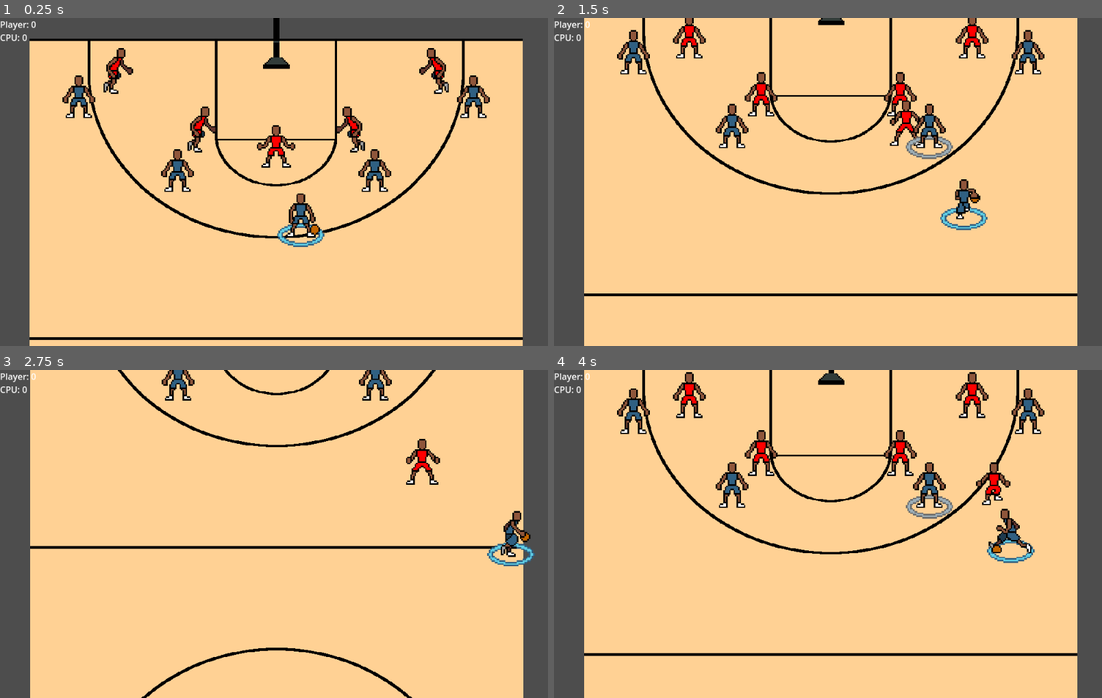
Above: before the commit, frames 1-4 (two rows, left to right).
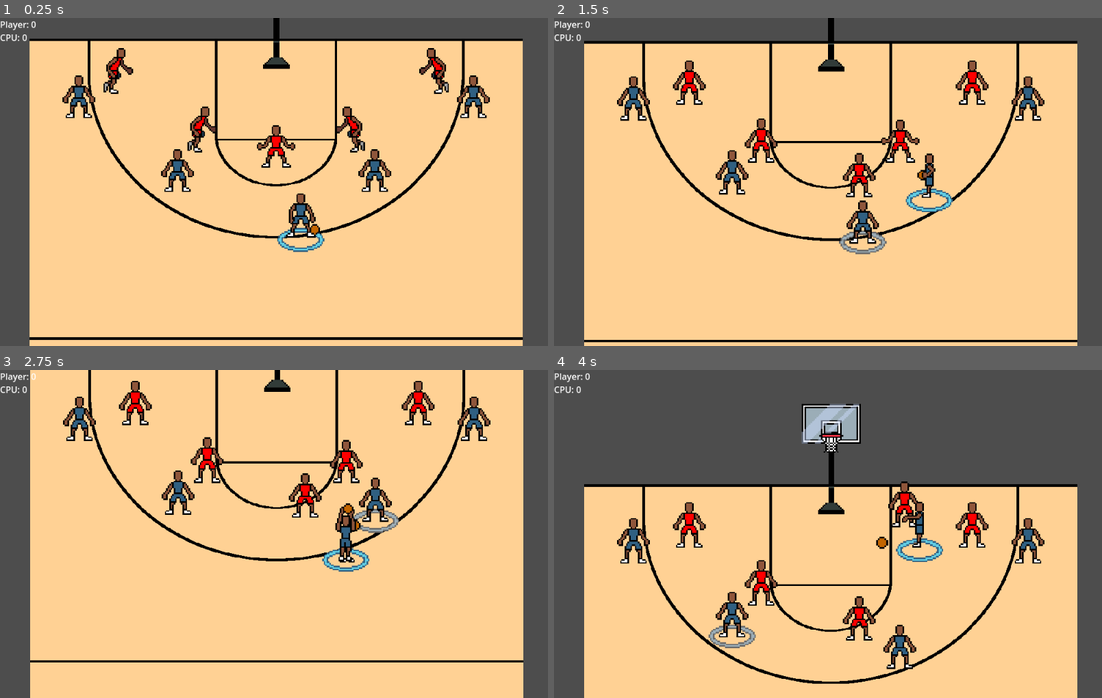
Above: after the commit, the same moments.

Repository: david8zhang/baller-quest-godot
Game: Godot game, scene res://scenes/Main.tscn
Same seed, same stepped clock (60 frames per second), same inputs: the game is played once before the commit and once after it.
Inputs:
- Up to frame 1 (0.25 s): no input
- Up to frame 2 (1.5 s): hold Right (move_right) 0.53-1.28 s; tap Space (pass) at 0.6, 1.35 s; hold Down (move_down) from 1.28 s (still down)
- Up to frame 3 (2.75 s): release Down (move_down) at 2.03 s; hold Right (move_right) from 2.03 s (still down); hold F (shoot_ball) from 2.03 s (still down); tap Space (pass) at 2.3 s
- Up to frame 4 (4 s): release Right (move_right) at 2.78 s; release F (shoot_ball) at 2.78 s; hold Up (move_up) 2.78-3.53 s; tap Space (pass) at 2.85, 3.6 s; hold Left (move_left) from 3.53 s (still down)

The runs differ from the first frame. In frame 1, 0.4% of the frame differs, in the area x 50-60%, y 62-72%; in frame 2, 19%; in frame 3, 11%; in frame 4, 41%, in the area x 5-96%, y 0-96%.
Error after the commit: Invalid type in function 'shoot_ball' in base 'RigidBody2D (PlayerCourtPlayer)'. Cannot convert argument 1 from Nil to int. (res://scripts/fsm/ShootState.gd:73)

Commit message:
fix bug where player could not pass and run at the same time

Diff:
--- a/prefab/Player.tscn
+++ b/prefab/Player.tscn
@@ -38,16 +38,16 @@
 shape = SubResource("RectangleShape2D_ppf1a")
 debug_color = Color(0, 0.6, 0.701961, 0.419608)
 
-[node name="Highlight" type="Sprite2D" parent="."]
-z_as_relative = false
-position = Vector2(2.08165e-12, 16)
-texture = ExtResource("3_5urpm")
-
 [node name="TargetHighlight" type="Sprite2D" parent="."]
 visible = false
 z_as_relative = false
 position = Vector2(2.08165e-12, 16)
 texture = ExtResource("4_gar6o")
+
+[node name="Highlight" type="Sprite2D" parent="."]
+z_as_relative = false
+position = Vector2(2.08165e-12, 16)
+texture = ExtResource("3_5urpm")
 
 [node name="AnimatedSprite2D" type="AnimatedSprite2D" parent="."]
 y_sort_enabled = true
@@ -87,4 +87,4 @@
 debug_color = Color(0.980392, 0, 0.384314, 0.419608)
 
 [node name="PlayerAI" parent="." node_paths=PackedStringArray("blackboard") instance=ExtResource("15_cfbit")]
-blackboard = NodePath("@Node@19767")
+blackboard = NodePath("@Node@23365")
--- a/prefab/PlayerAI.tscn
+++ b/prefab/PlayerAI.tscn
@@ -22,7 +22,7 @@
 [node name="PlayerAI" type="Node" node_paths=PackedStringArray("blackboard", "actor")]
 script = ExtResource("1_dm2qq")
 blackboard = NodePath("@Node@20277")
-actor = NodePath("..")
+actor = NodePath("")
 
 [node name="SequenceComposite" type="Node" parent="."]
 script = ExtResource("3_202us")
--- a/scripts/CourtPlayer.gd
+++ b/scripts/CourtPlayer.gd
@@ -38,7 +38,7 @@
 	)
 	highlight.position = Vector2(
 		anim_sprite.position.x,
-		anim_sprite.position.y + 40,
+		anim_sprite.position.y + 50,
 	)
 	target_highlight.scale = Vector2(
 		3 * target_highlight.scale.x,
@@ -67,7 +67,7 @@
 		global_position.x = clamp(global_position.x, court_x_bounds["left"], court_x_bounds["right"])
 
 
-func update_pass_or_switch_target(velocity: Vector2):
+func update_pass_target(velocity: Vector2):
 	var src_position = global_position + velocity
 	var closest_player
 	var min_dist = INF
@@ -80,7 +80,8 @@
 	if pass_target != null:
 		pass_target.target_highlight.visible = false
 	pass_target = closest_player
-	pass_target.target_highlight.visible = true
+	if has_ball:
+		pass_target.target_highlight.visible = true
 
 
 func is_within_layup_range():
--- a/scripts/PlayerCourtPlayer.gd
+++ b/scripts/PlayerCourtPlayer.gd
@@ -22,18 +22,19 @@
 					player_control_fsm.transition_to("PassState", {})
 		# Defensive controls
 		elif Input.is_action_just_pressed("pass"):
-			if pass_target != null and !is_switching:
-				pass_target.is_switching = true
+			var switch_target = player_manager.switch_target
+			if switch_target != null and !is_switching:
+				switch_target.is_switching = true
 				deselect()
-				pass_target.select()
-				player_manager.selected_player = pass_target
+				switch_target.select()
+				player_manager.selected_player = switch_target
 
 				# Add delay on switching
 				var timer = Timer.new()
 				timer.autostart = true
-				timer.wait_time = 0.25
+				timer.wait_time = 0.1
 				timer.one_shot = true
-				var callable = Callable(self, "on_switch_complete").bind(pass_target, timer)
+				var callable = Callable(self, "on_switch_complete").bind(switch_target, timer)
 				add_child(timer)
 				timer.connect("timeout", callable)
 
@@ -42,13 +43,19 @@
 	timer.queue_free()
 
 
+func update_switch_target(switch_target: CourtPlayer):
+	if player_manager.switch_target != null:
+		player_manager.switch_target.target_highlight.visible = false
+	player_manager.switch_target = switch_target
+	player_manager.switch_target.target_highlight.visible = true
+
+
 func on_completed_pass(custom_cb):
 	super.on_completed_pass(custom_cb)
 	player_control_fsm.transition_to("IdleState", {})
 
 
 func handle_ball_collision(ball: Ball):
-	print("Handle ball collision")
 	if self.can_gain_possession:
 		ball.curr_poss_status = Ball.POSS_STATUS.PLAYER
 		player_manager.switch_to_player(self)
@@ -67,6 +74,7 @@
 
 
 func deselect():
+	target_highlight.visible = false
 	highlight.visible = false
 
 
--- a/scripts/PlayerManager.gd
+++ b/scripts/PlayerManager.gd
@@ -5,6 +5,7 @@
 @onready var cpu_manager = $"../CPUManager"
 
 var selected_player: PlayerCourtPlayer = null
+var switch_target: PlayerCourtPlayer = null
 
 const INBOUNDER_POSITION = Vector2(-125, 1150)
 const INBOUND_RECEIVER_POSITION = Vector2(-125, 1025)
--- a/scripts/fsm/InputControlState.gd
+++ b/scripts/fsm/InputControlState.gd
@@ -4,7 +4,7 @@
 
 # Called when the node enters the scene tree for the first time.
 func physics_update(_delta: float) -> void:
-	var player = entity as CourtPlayer
+	var player = entity as PlayerCourtPlayer
 	player.linear_damp = 0
 	var velocity = Vector2.ZERO
 	if player.side == Game.SIDE.PLAYER:
@@ -18,7 +18,10 @@
 			velocity.y -= 1
 		if velocity.length() > 0:
 			velocity = velocity.normalized() * CourtPlayer.SPEED
-			player.update_pass_or_switch_target(velocity)
+			player.update_pass_target(velocity)
+
+			# Update switch target
+			player.update_switch_target(player.pass_target)
 		player.linear_velocity = velocity
 
 	if velocity.x != 0:
@@ -39,6 +42,6 @@
 		})
 
 
-# func handle_input(input: InputEvent) -> void:
-# 	var player = entity as CourtPlayer
-# 	player.handle_input(input)
+func handle_input(input: InputEvent) -> void:
+	var player = entity as CourtPlayer
+	player.handle_input(input)
